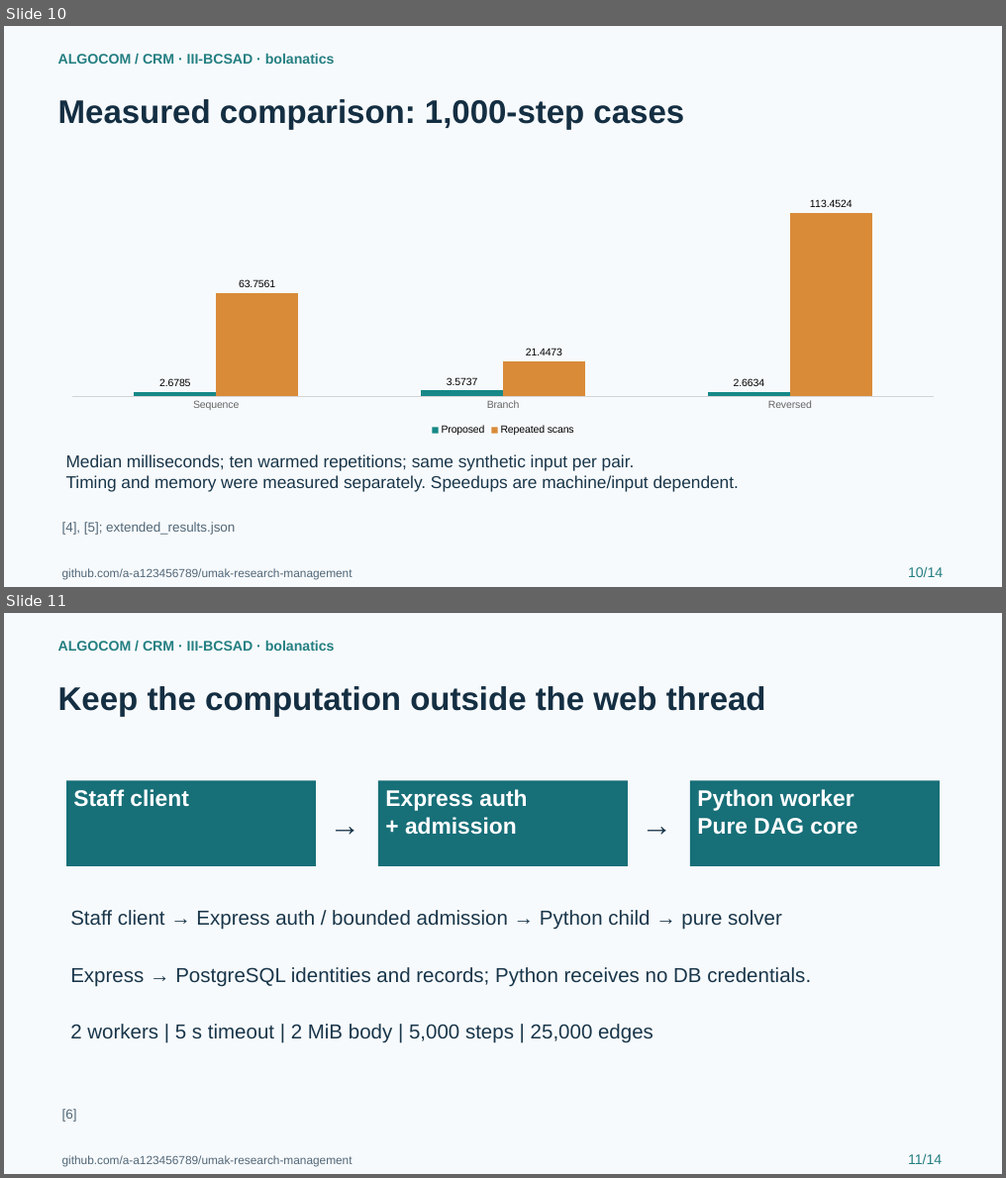
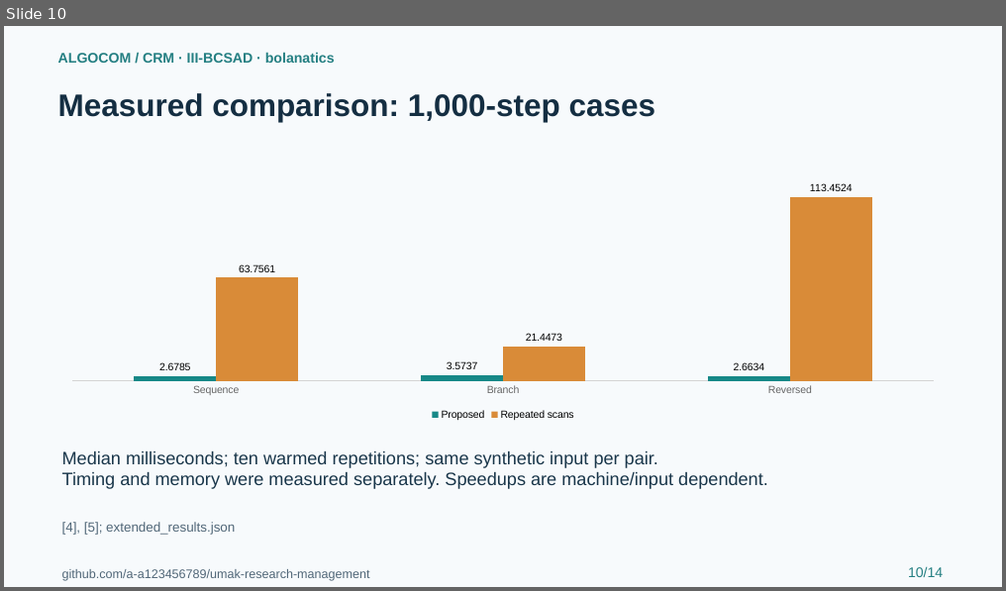
Before and after one commit to a-a123456789/umak-research-management, a slide deck: submissions/ALGOCOM_Defense.pptx. Shown one above the other, each under a label of ours: slides 10 and 11 before the commit, slide 10 after it. The pictures are 1006x1178 and 1006x591 pixels, drawn with LibreOffice and Linux fonts; fonts in the diff are those of the drawing. Boxes give left, top, right and bottom in pixels: in the first picture for what was removed or moved away, otherwise in the second. Text is boxed around its words. In the diff, an @@ line names an element or a change of style, - is before the commit and + after.

Commit message:
Close IAS and ALGOCOM submission gaps (#4)
* Close IAS and ALGOCOM report and worker validation gaps

* Link correction PR and commit-specific successful workflows

```diff
--- a/submissions/ALGOCOM_Defense.pptx
+++ b/submissions/ALGOCOM_Defense.pptx
@@ slide 11 removed at <box>4,613,1002,1174</box>, background #F7FAFC @@
@@ text removed at <box>58,640,335,651</box> @@
-ALGOCOM / CRM · III-BCSAD · bolanatics
@@ text removed at <box>58,686,766,716</box> @@
-Keep the computation outside the web thread
@@ rectangle removed at <box>66,780,316,866</box> @@
-Staff client
@@ rectangle removed at <box>378,780,628,866</box> @@
-Express auth
-+ admission
@@ rectangle removed at <box>690,780,940,866</box> @@
-Python worker
-Pure DAG core
@@ text removed at <box>322,802,371,841</box> @@
-→
@@ text removed at <box>635,802,683,841</box> @@
-→
@@ text removed at <box>70,910,782,930</box> @@
-Staff client → Express auth / bounded admission → Python child → pure solver
@@ text removed at <box>70,967,811,986</box> @@
-Express → PostgreSQL identities and records; Python receives no DB credentials.
@@ text removed at <box>70,1024,653,1044</box> @@
-2 workers | 5 s timeout | 2 MiB body | 5,000 steps | 25,000 edges
@@ text removed at <box>62,1109,77,1122</box> @@
-[6]
@@ text removed at <box>62,1156,352,1167</box> @@
-github.com/a-a123456789/umak-research-management
@@ text removed at <box>908,1155,942,1164</box> @@
-11/14
@@ slide 10 changed as well @@
@@ text "Measured comparison: 1,000-step cases" at <box>58,93,656,122</box>: size 31.5 to 30 pt @@
@@ column chart: place and size @@
-column chart at <box>54,197,951,439</box>
+column chart at <box>54,181,951,424</box>
@@ text "Median milliseconds; ten warmed repetitions; ..." at <box>62,452,768,489</box>: size 16.5 to 17.2 pt @@
@@ text "github.com/a-a123456789/umak-research-management" at <box>62,570,370,581</box>: size 11.2 to 12 pt @@
```
Also in this commit, not shown: 10 other slides changed, 3 slides added, 2 other slides removed, 47 other files.
